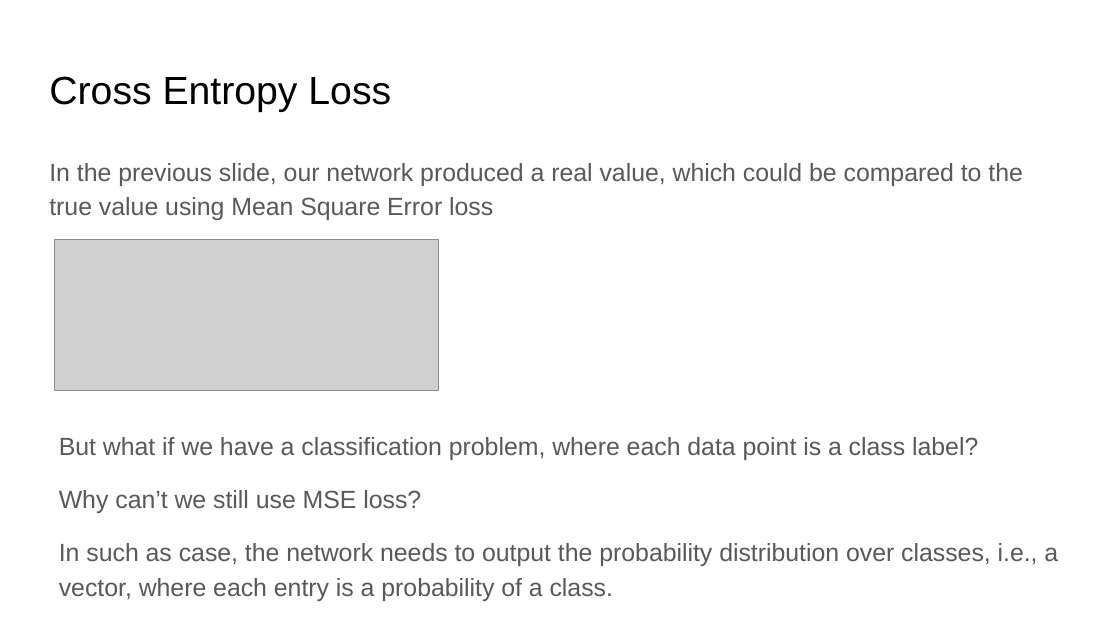
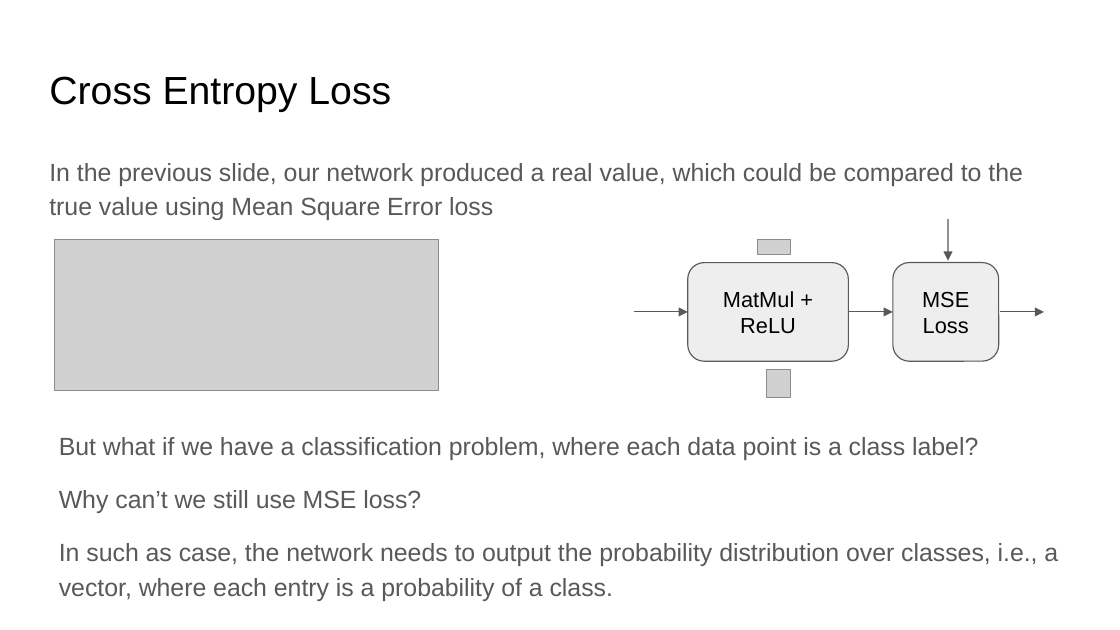
Before and after one commit to ankur6ue/deep-learning-course, a slide deck: slide 10 of class_3/deep_learning_course_class_3.pptx. Drawn at 1120x630 pixels with LibreOffice and Linux fonts; fonts in the diff are those of the drawing; grey boxes stand for pictures; background and template pictures are left out. Boxes give left, top, right and bottom in pixels: in the first picture for what was removed or moved away, otherwise in the second. Text is boxed around its words. In the diff, an @@ line names an element or a change of style, - is before the commit and + after.

Commit message:
Fixed bug in MSE Loss, update lecture 3 slides

```diff
--- a/class_3/deep_learning_course_class_3.pptx
+++ b/class_3/deep_learning_course_class_3.pptx
@@ arrow added from (948, 220) to (948, 261), #595959 0.75 pt @@
@@ rounded rectangle added at [688, 262, 848, 361], fill #EEEEEE, outline #595959 0.75 pt, 14 pt, text #000000 @@
+MatMul + ReLU
@@ picture added at [757, 240, 791, 254] @@
@@ rounded rectangle added at [893, 262, 999, 361], fill #EEEEEE, outline #595959 0.75 pt, 14 pt, text #000000 @@
+MSE Loss
@@ arrow added from (634, 312) to (688, 312), #595959 0.75 pt @@
@@ arrow added from (849, 312) to (893, 312), #595959 0.75 pt @@
@@ arrow added from (1000, 312) to (1044, 312), #595959 0.75 pt @@
@@ picture added at [767, 370, 792, 398] @@
```
Also in this commit, not shown: 1 other slide changed, 6 slides added, 8 other files.
